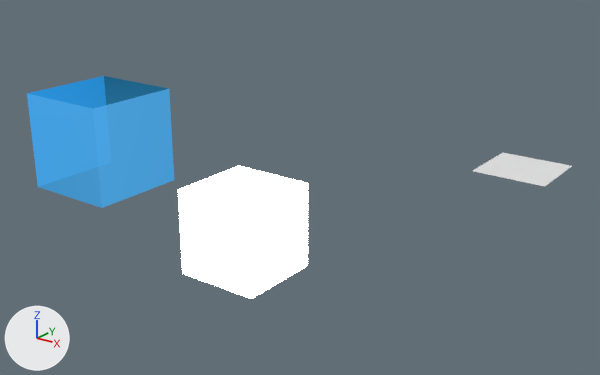
Two versions of the Blender file mat.blend, one commit apart.
The view is the same before and after, from a 50 mm camera at (11.05, -12.89, 7.2) aimed at (0.03, 2.0, 0.39). Lighting does not change. The marker at lower left points along +X, +Y and +Z.

The scene before the commit, as lines of its bpy script (objects in view):
```python
me_cube = bpy.data.meshes.new('Cube')
me_cube.from_pydata(...)  # a box spanning x -1.0..1.0, y -1.0..1.0, z -1.0..1.0
me_cube.materials.append(mat_whitelight)  # white #ffffff
me_cube_002 = bpy.data.meshes.new('Cube.002')
me_cube_002.from_pydata(...)  # a box spanning x -1.0..1.0, y -1.0..1.0, z -1.0..1.0
me_cube_002.materials.append(mat_transparentblue)
me_plane = bpy.data.meshes.new('Plane')
me_plane.from_pydata([(-1.0, -1.0, 0.0), (1.0, -1.0, 0.0), (-1.0, 1.0, 0.0), (1.0, 1.0, 0.0)], [], [(0, 1, 3, 2)])
ob_cube = bpy.data.objects.new('Cube', me_cube)
ob_cube.location = (0.0, 0.0, 0.0)
ob_cube_001 = bpy.data.objects.new('Cube.001', me_cube_002)
ob_cube_001.location = (-2.08, -2.0, 2.2)
ob_plane = bpy.data.objects.new('Plane', me_plane)
ob_plane.location = (3.32, 7.53, 0.01)
```
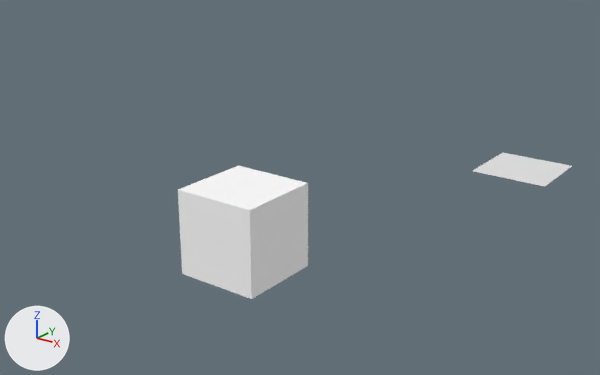
Boxes [x1, y1, x2, y2] around the edits, measured in the pictures (600 x 375 px):
'Cube.001', deleted: before [27, 76, 174, 208]
'Cube', recoloured: [178, 166, 308, 299] in both

The change, as a diff of the scene's bpy script:
```diff
--- a/mat.blend.py
+++ b/mat.blend.py
@@ mat_white @@
+mat_white = diffuse_material('White')
+mat_white.base_color = (1.0, 1.0, 1.0)  # white #ffffff
@@ me_cube @@
 me_cube.from_pydata(...)  # 8 vertices, 6 faces; spans x -1.0..1.0, y -1.0..1.0, z -1.0..1.0
-me_cube.materials.append(mat_whitelight)  # white #ffffff
+me_cube.materials.append(mat_white)  # white #ffffff
@@ ob_cube_001 @@
-ob_cube_001 = bpy.data.objects.new('Cube.001', me_cube_002)
-ob_cube_001.location = (-2.08, -2.0, 2.2)
```
